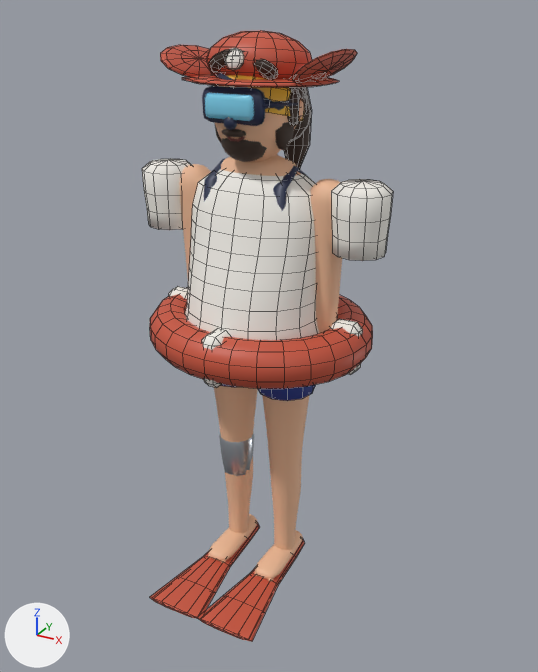
Two versions of the FBX model Assets/_Project/Models/Characters/Diver.fbx, one commit apart.
Camera for both pictures: a 50 mm camera at (1.138, -2.006, 1.012) aimed at (0.049, -0.027, 0.022). Arrows for +X, +Y and +Z are at lower left; the lights stay in place. The picture after the commit comes second. Both versions are drawn at full value of the shape key 'Fat' of 'Gear_Shirt'; the numbers are the values there. Mesh edges are drawn as thin lines on the coarser meshes.

The first picture shows 'Body', 'Gear_Beard', 'Gear_Blade', 'Gear_Hair', 'Gear_Mask', 'Gear_PirateHat', 'Gear_Shirt', 'Gear_SwimRing', 'Gear_Tank_Mask_Fins', 'NoGear_Blade' and 7 more.
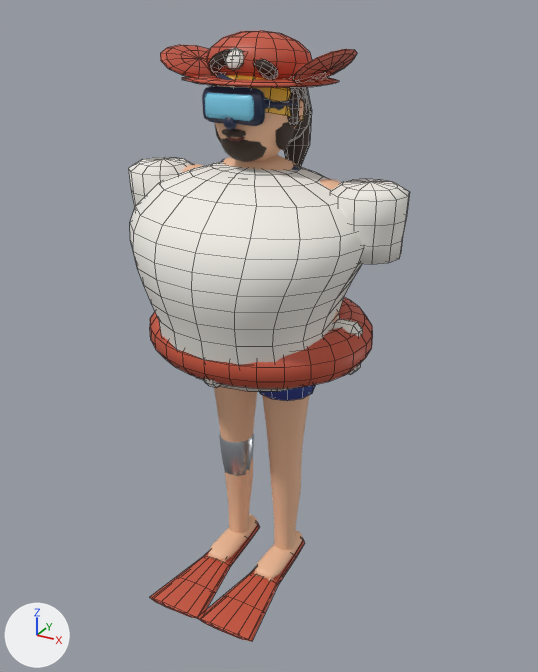
Pixel boxes [x1, y1, x2, y2] of what changed, in the pictures (538 x 672 px; the box of a moved part takes in the faces that stretch with it):
'Gear_Shirt', reshaped
    before: [142, 159, 393, 340]
    after: [129, 157, 409, 391]
part 1 of me_gear_shirt, moved or reshaped
    before: [331, 179, 393, 261]
    after: [330, 179, 409, 264]
part 2 of me_gear_shirt, moved or reshaped
    before: [142, 159, 191, 230]
    after: [129, 157, 192, 209]
part 3 of me_gear_shirt, moved or reshaped
    before: [185, 169, 319, 340]
    after: [130, 162, 363, 391]

What the commit changed:
me_gear_shirt is used by ob_gear_shirt; location (0.0, 0.0, 0.0).
me_gear_shirt had 362 vertices, 382 faces and spanned x -0.431..0.431, y -0.253..0.211, z -0.07..0.58.
me_gear_shirt now has 362 vertices, 382 faces and spans x -0.479..0.479, y -0.385..0.241, z -0.07..0.58.
me_gear_shirt part 1: the loose piece of 62 vertices spanning x 0.251..0.431, y -0.087..0.087, z 0.345..0.56 is scaled about its middle by (1.28, 1.28, 1), then moved by (0.024, 0.0, 0.0).
me_gear_shirt part 2: the loose piece of 62 vertices spanning x -0.431..-0.251, y -0.087..0.087, z 0.345..0.56 is scaled about its middle by (1.28, 1.28, 1), then moved by (-0.024, 0.0, 0.0).
me_gear_shirt part 3: 238 of 362 vertices moved; they spanned x -0.25..0.25, y -0.253..0.211, z -0.07..0.58 and now span x -0.391..0.391, y -0.385..0.241, z -0.07..0.58; mean shift (0.0, -0.047, 0.0); largest move (0.0, -0.174, 0.34) -> (0.0, -0.379, 0.34).
